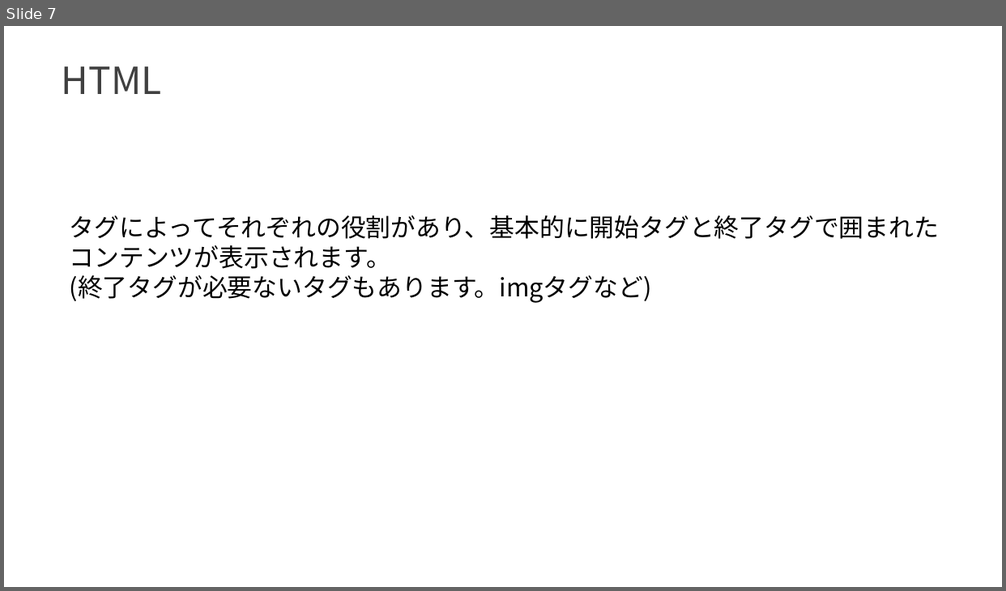
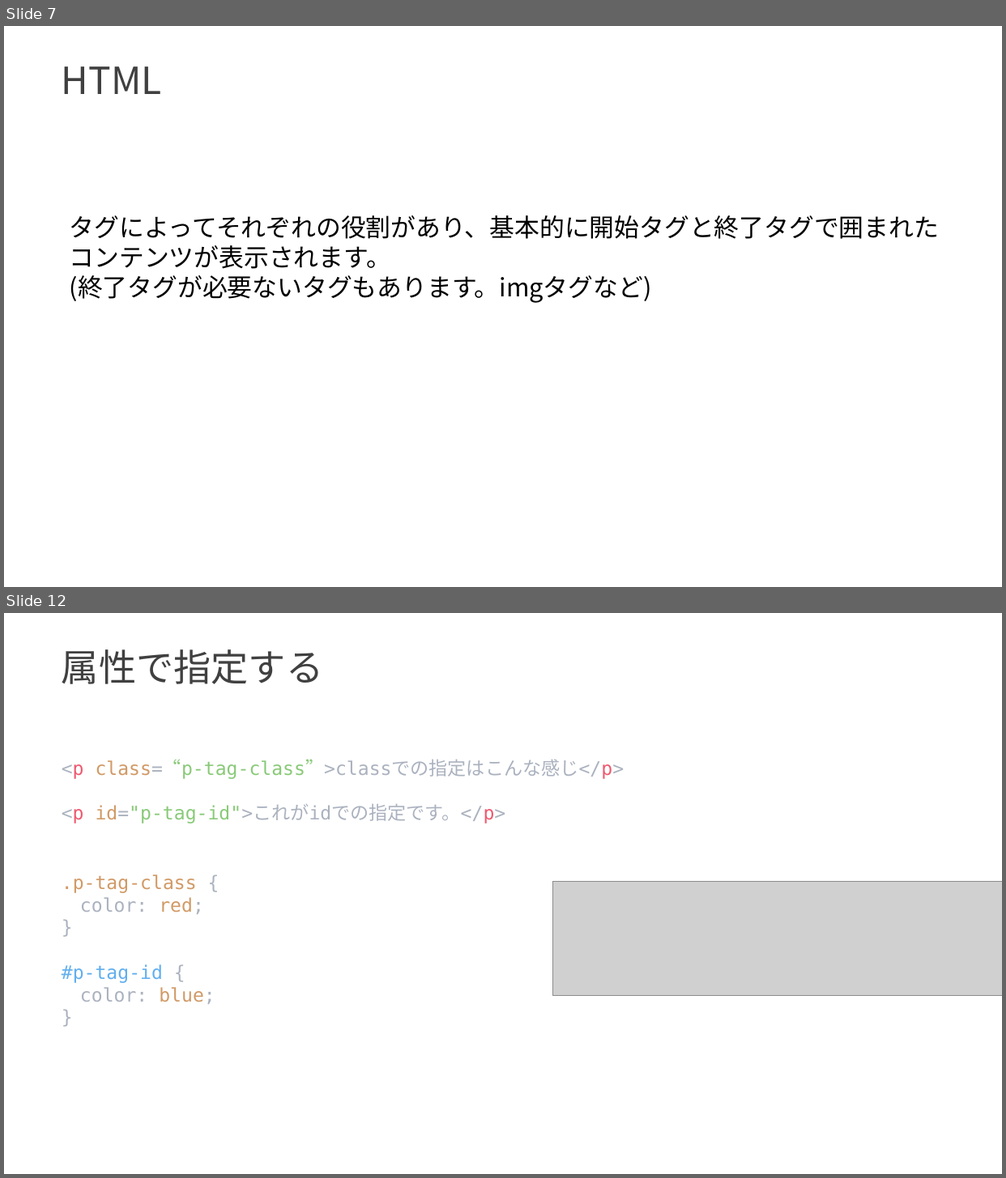
Before and after one commit to Izu-TABI/Hackathon, a slide deck: presentation/Web入門_第二回.pptx. Shown one above the other, each under a label of ours: slide 7 before the commit, slides 7 and 12 after it; the slides between them are not shown. The pictures are 1006x591 and 1006x1178 pixels, drawn with LibreOffice and Linux fonts; fonts in the diff are those of the drawing; grey boxes stand for pictures. Boxes give left, top, right and bottom in pixels: in the first picture for what was removed or moved away, otherwise in the second. Text is boxed around its words. In the diff, an @@ line names an element or a change of style, - is before the commit and + after.

```diff
--- a/presentation/Web入門_第二回.pptx
+++ b/presentation/Web入門_第二回.pptx
@@ slide 12 added at [4,613,1002,1174], background #FFFFFF @@
@@ text added at [62,649,323,684], 36 pt, text #404040 @@
+属性で指定する
@@ text added at [62,760,624,824], 18 pt, text #ABB2BF @@
+<p class=“p-tag-class”>classでの指定はこんな感じ</p>
+<p id="p-tag-id">これがidでの指定です。</p>
@@ text added at [62,875,215,1004], 18 pt, text #D19A66 @@
+.p-tag-class {
+color: red;
+}
+#p-tag-id {
+color: blue;
+}
@@ picture added at [553,882,1002,996] @@
```
Also in this commit, not shown: 3 slides changed, 4 other slides added, 1 other file.
